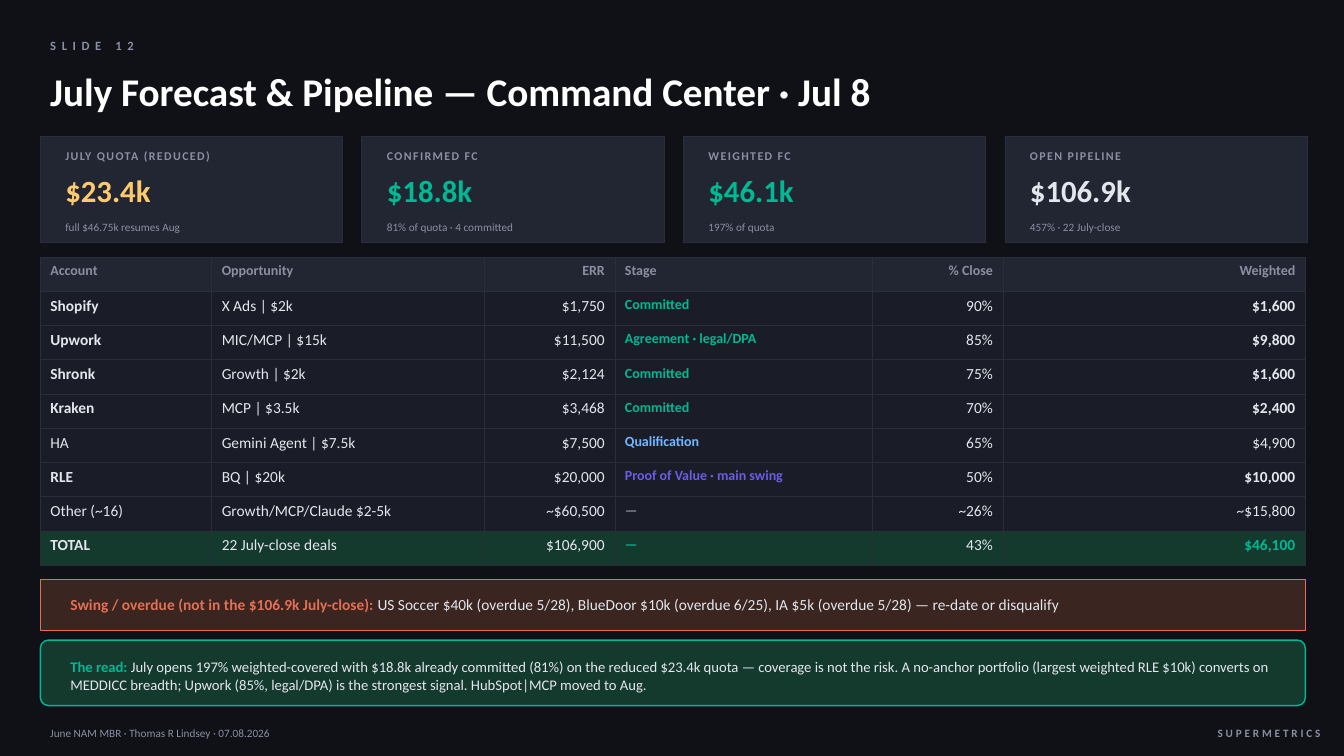
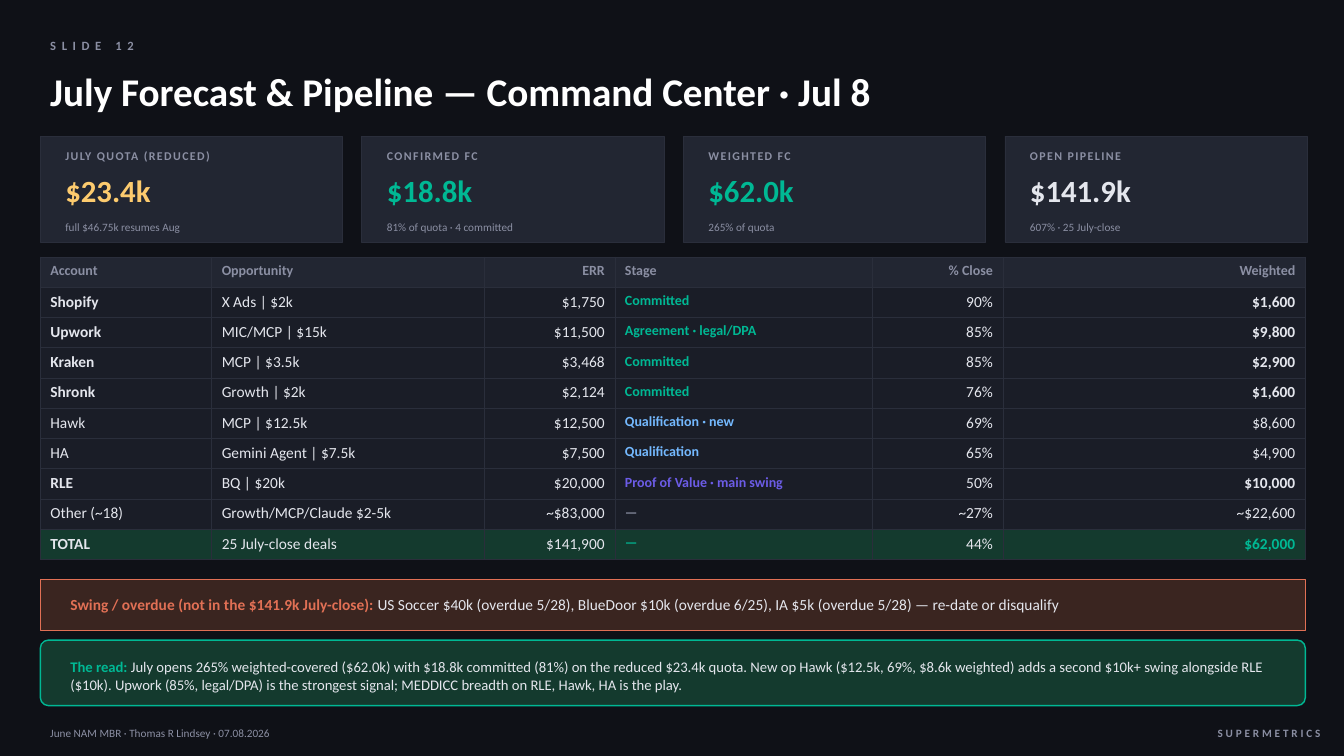
Before and after one commit to thommi2phones/Sales-Coach, a slide deck: slide 12 of June_2026_NAM_MBR.pptx. Drawn at 1344x756 pixels with LibreOffice and Linux fonts; fonts in the diff are those of the drawing. Boxes give left, top, right and bottom in pixels: in the first picture for what was removed or moved away, otherwise in the second. Text is boxed around its words. In the diff, an @@ line names an element or a change of style, - is before the commit and + after.

```diff
--- a/June_2026_NAM_MBR.pptx
+++ b/June_2026_NAM_MBR.pptx
@@ text at [708,180,793,206]: text changed @@
-$46.1k
+$62.0k
@@ text at [1030,180,1131,206]: text changed @@
-$106.9k
+$141.9k
@@ text at [708,223,775,233]: text changed @@
-197% of quota
+265% of quota
@@ text at [1030,223,1121,233]: text changed @@
-457% · 22 July-close
+607% · 25 July-close
@@ table at [40,257,1306,556] @@
-row 4: Shronk | Growth | $2k | $2,124 | Committed | 75% | $1,600
-row 5: Kraken | MCP | $3.5k | $3,468 | Committed | 70% | $2,400
+row 4: Kraken | MCP | $3.5k | $3,468 | Committed | 85% | $2,900
+row 5: Shronk | Growth | $2k | $2,124 | Committed | 76% | $1,600
+row 6: Hawk | MCP | $12.5k | $12,500 | Qualification · new | 69% | $8,600
-row 8: Other (~16) | Growth/MCP/Claude $2-5k | ~$60,500 | — | ~26% | ~$15,800
+row 9: Other (~18) | Growth/MCP/Claude $2-5k | ~$83,000 | — | ~27% | ~$22,600
-row 9: TOTAL | 22 July-close deals | $106,900 | — | 43% | $46,100
+row 10: TOTAL | 25 July-close deals | $141,900 | — | 44% | $62,000
@@ text at [70,599,1059,613]: text changed @@
-Swing / overdue (not in the $106.9k July-close): US Soccer $40k (overdue 5/28), BlueDoor $10k (overdue 6/25), IA $5k (overdue 5/28) — re-date or disqualify
+Swing / overdue (not in the $141.9k July-close): US Soccer $40k (overdue 5/28), BlueDoor $10k (overdue 6/25), IA $5k (overdue 5/28) — re-date or disqualify
@@ text at [70,661,1262,693]: text changed @@
-The read: July opens 197% weighted-covered with $18.8k already committed (81%) on the reduced $23.4k quota — coverage is not the risk. A no-anchor portfolio (largest weighted RLE $10k) converts on MEDDICC breadth; Upwork (85%, legal/DPA) is the strongest signal. HubSpot|MCP moved to Aug.
+The read: July opens 265% weighted-covered ($62.0k) with $18.8k committed (81%) on the reduced $23.4k quota. New op Hawk ($12.5k, 69%, $8.6k weighted) adds a second $10k+ swing alongside RLE ($10k). Upwork (85%, legal/DPA) is the strongest signal; MEDDICC breadth on RLE, Hawk, HA is the play.
```
Also in this commit, not shown: 5 other slides changed, 1 other file.
